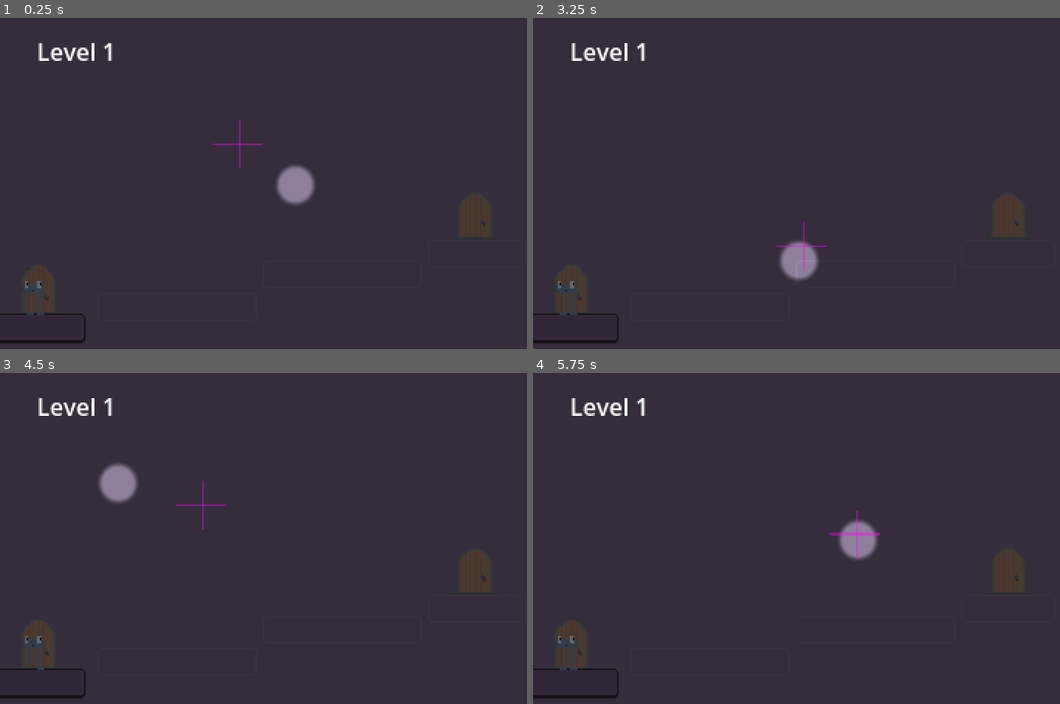
Above: before the commit, frames 1-4 (two rows, left to right).
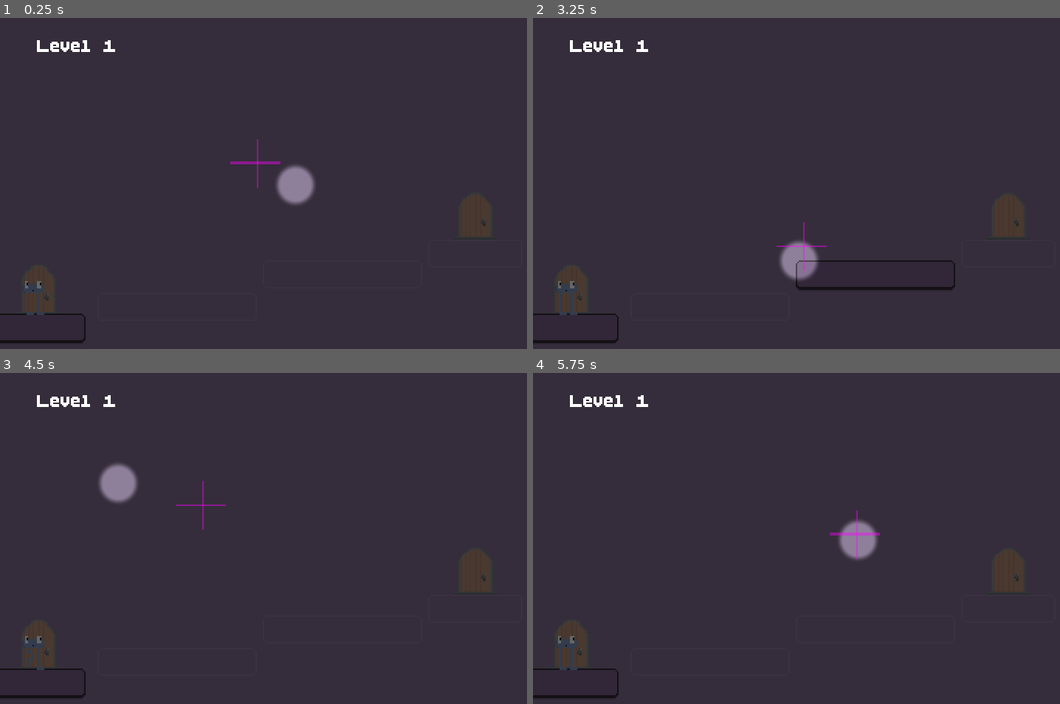
Above: after the commit, the same moments.

Repository: arrowira/dtj36
Game: Godot game, scene res://main.tscn
Same seed, same stepped clock (60 frames per second), same inputs: the game is played once before the commit and once after it.
Inputs (mouse positions are in pixels of both pictures, inside the frame that each line leads up to):
- Up to frame 1 (0.25 s): no input
- Up to frame 2 (3.25 s): move the mouse to (959, 163) at 0.52 s; hold Up (up) 0.53-2.03 s; move the mouse to (712, 200) at 1.27 s; tap A (lt) at 1.35 s; tap Enter at 2 s; move the mouse to (886, 100) at 2.02 s; tap D (rt) at 2.1 s; tap Up (up) at 2.3 s; move the mouse to (796, 253) at 2.77 s; hold Up (up) from 2.78 s (still down)
- Up to frame 3 (4.5 s): tap Space at 3.5 s; move the mouse to (474, 591) at 3.52 s; tap A (lt) at 3.6 s; move the mouse to (115, 478) at 4.27 s; release Up (up) at 4.28 s; tap D (rt) at 4.35 s
- Up to frame 4 (5.75 s): tap Up (up) at 4.52, 4.55, 4.82 s; move the mouse to (859, 535) at 5.02 s; hold Up (up) from 5.03 s (still down)

The runs differ from the first frame. In frame 1, 0.7% of the frame differs, in the area x 7-54%, y 6-52%; in frame 2, 0.9%, in the area x 7-81%, y 6-83%; in frame 3, 0.5%; in frame 4, 0.5%.

Commit message:
plat/spot  trigger fixed. level font.

Diff:
--- a/dtj-36-proj/level-components/platform.gd
+++ b/dtj-36-proj/level-components/platform.gd
@@ -12,14 +12,14 @@
 	$Collision.set_deferred("disabled", !defaultState)
 
 func _on_area_2d_area_entered(area: Area2D) -> void:
-	if area.get_parent().name == "spotLight":
+	if area.get_parent().name == "mousePos":
 		$AudioStreamPlayer.play()
 		$Sprite2D.frame=poppedFrame
 		$Collision.set_deferred("disabled", false)
 
 
 func _on_area_2d_area_exited(area: Area2D) -> void:
-	if area.get_parent().name == "spotLight":
+	if area.get_parent().name == "mousePos":
 		print("exited")
 		$Collision.set_deferred("disabled", !defaultState)
 		if defaultState == true:
--- a/dtj-36-proj/main.tscn
+++ b/dtj-36-proj/main.tscn
@@ -1,7 +1,8 @@
-[gd_scene load_steps=4 format=3 uid="uid://b1updismjircn"]
+[gd_scene load_steps=5 format=3 uid="uid://b1updismjircn"]
 
 [ext_resource type="PackedScene" uid="uid://5tqpows1qqfn" path="res://player.tscn" id="1_ig7tw"]
 [ext_resource type="PackedScene" uid="uid://v4ilviyh6btm" path="res://spot_light.tscn" id="2_0xm2m"]
+[ext_resource type="FontFile" uid="uid://edfjahup78ih" path="res://BoldPixels.ttf" id="2_1bvp3"]
 [ext_resource type="Script" uid="uid://gtdajl04d82r" path="res://level_loader.gd" id="3_h2yge"]
 
 [node name="main" type="Node2D"]
@@ -16,6 +17,7 @@
 offset_top = 26.0
 offset_right = 178.0
 offset_bottom = 89.0
+theme_override_fonts/font = ExtResource("2_1bvp3")
 text = "Level #"
 
 [node name="player" parent="." instance=ExtResource("1_ig7tw")]
--- a/dtj-36-proj/spot_light.tscn
+++ b/dtj-36-proj/spot_light.tscn
@@ -25,6 +25,7 @@
 centered = false
 
 [node name="mousePos" type="Node2D" parent="."]
+position = Vector2(66, 66)
 
 [node name="Area2D" type="Area2D" parent="mousePos"]
 
Not shown: 1 places in dtj-36-proj/spot_light.tscn that only renumber resources
